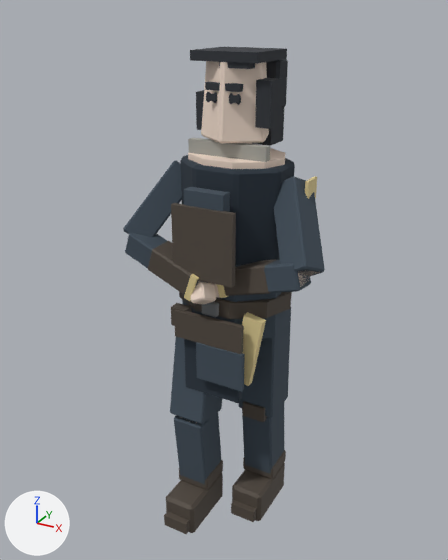
One commit to the glTF model game/assets/generated/fighters/wolf_training.glb: the scene before it, then after it.
Rendered twice from a 50 mm lens placed at (0.948, -1.813, 1.889), pointed at (-0.03, -0.034, 1.0). Lighting does not change. The marker at lower left points along +X, +Y and +Z. The first picture is the older version. Vertices at exactly the same position are counted once.

In view in the first picture: 'Boot.R', 'ChestLayer', 'GambesonShell', 'Hair', 'HairBack', 'HairForelock', 'HairNape', 'HairTemple.L', 'HairTemple.R', 'HeadSkin', 'SleeveUpper.L', 'SleeveUpper.R', 'TrouserLower.L', 'TrouserLower.R', 'TrouserUpper.L', 'TrouserUpper.R', 'WaistCloth', 'WaistPanel' and 28 more.
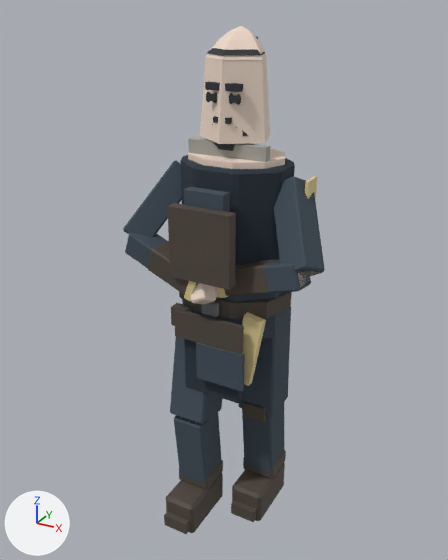
Changed parts and their boxes [x1, y1, x2, y2] in the pictures (448 x 560 px):
'ChestLayer', moved, rescaled (6% wider)
    before: [171, 203, 236, 288]
    after: [167, 203, 236, 290]
'HeadSkin', reshaped (7% taller)
    before: [201, 61, 269, 143]
    after: [200, 56, 270, 144]
'Hair', deleted
    before: [190, 47, 287, 63]
'HairTemple.L', deleted
    before: [255, 78, 283, 129]
'HeadCrown', added (pale yellow)
    after: [205, 26, 267, 60]
'HairBack', deleted
    before: [266, 59, 288, 109]
'HairNape', deleted
    before: [252, 108, 284, 146]
'HairCropCap', added
    after: [207, 48, 265, 56]
'HairTemple.R', deleted
    before: [196, 90, 204, 130]
'HairForelock', deleted
    before: [219, 62, 255, 69]
'BeardJaw', added
    after: [212, 124, 237, 151]
'BeardMustache', added
    after: [213, 116, 232, 124]
'BeardCheek.L', added
    after: [242, 130, 248, 136]

Edits to the bpy script that builds the scene:
```text
Change me_chestlayer:
    used by ob_chestlayer; location = (0.0, 0.0, 0.0)
    remove me_chestlayer.from_pydata(...)  # 8 vertices, 12 faces; spans x -0.11..0.11, y -0.235..-0.215, z 1.08..1.32
    add me_chestlayer.from_pydata(...)  # 8 vertices, 12 faces; spans x -0.11..0.11, y -0.255..-0.215, z 1.08..1.32
    me_chestlayer part 1: the whole mesh is scaled about its middle by (1, 2, 1), then moved by (0.0, -0.01, 0.0)
Change me_headskin:
    used by ob_headskin; location = (0.0, 0.0, 0.0)
    remove me_headskin.from_pydata(...)  # 30 vertices, 56 faces; spans x -0.116..0.116, y -0.114..0.096, z 1.5..1.75
    add me_headskin.from_pydata(...)  # 10 vertices, 16 faces; spans x -0.119..0.119, y -0.119..0.096, z 1.5..1.75
    me_headskin part 2: the whole mesh is rebuilt
Add me_headcrown:
    me_headcrown.from_pydata(...)  # 21 vertices, 35 faces; spans x -0.1..0.1, y -0.1..0.081, z 1.746..1.838
    me_headcrown.materials.append(mat_skin)  # pale yellow #f0dbcb
Add me_haircropcap:
    me_haircropcap.from_pydata(...)  # 16 vertices, 25 faces; spans x -0.095..0.095, y -0.095..0.077, z 1.758..1.822
    me_haircropcap.materials.append(mat_hair)  # dark grey #30343a
Add me_beardmustache:
    me_beardmustache.from_pydata(...)  # a box spanning x -0.03..0.03, y -0.104..-0.076, z 1.561..1.579
    me_beardmustache.materials.append(mat_hair)  # dark grey #30343a
Add me_beardjaw:
    me_beardjaw.from_pydata(...)  # 12 vertices, 20 faces; spans x -0.045..0.045, y -0.0921..-0.0394, z 1.4534..1.5517
    me_beardjaw.materials.append(mat_hair)  # dark grey #30343a
Add me_beardcheek_l:
    me_beardcheek_l.from_pydata([(0.0589, -0.0291, 1.5666), (0.0341, -0.0539, 1.5666), (0.0511, -0.0709, 1.5734), (0.0759, -0.0461, 1.5734), (0.0681, -0.0419, 1.517), (0.0469, -0.0631, 1.517), (0.0619, -0.0781, 1.523), (0.0831, -0.0569, 1.523)], [], [(3, 0, 1), (3, 1, 2), (4, 7, 6), (4, 6, 5), (0, 4, 5), (0, 5, 1), (1, 5, 6), (1, 6, 2), (2, 6, 7), (2, 7, 3), (3, 7, 4), (3, 4, 0)])
    me_beardcheek_l.materials.append(mat_hair)  # dark grey #30343a
Remove ob_hair:
    ob_hair = bpy.data.objects.new('Hair', me_hair)
    ob_hair.location = (0.0, 0.0, 0.0)
Remove ob_hairback:
    ob_hairback = bpy.data.objects.new('HairBack', me_hairback)
    ob_hairback.location = (0.0, 0.0, 0.0)
Remove ob_hairforelock:
    ob_hairforelock = bpy.data.objects.new('HairForelock', me_hairforelock)
    ob_hairforelock.location = (0.0, 0.0, 0.0)
Remove ob_hairnape:
    ob_hairnape = bpy.data.objects.new('HairNape', me_hairnape)
    ob_hairnape.location = (0.0, 0.0, 0.0)
Remove ob_hairtemple_l:
    ob_hairtemple_l = bpy.data.objects.new('HairTemple.L', me_hairtemple_l)
    ob_hairtemple_l.location = (0.0, 0.0, 0.0)
Remove ob_hairtemple_r:
    ob_hairtemple_r = bpy.data.objects.new('HairTemple.R', me_hairtemple_r)
    ob_hairtemple_r.location = (0.0, 0.0, 0.0)
Add ob_headcrown:
    ob_headcrown = bpy.data.objects.new('HeadCrown', me_headcrown)
    ob_headcrown.location = (0.0, 0.0, 0.0)
Add ob_haircropcap:
    ob_haircropcap = bpy.data.objects.new('HairCropCap', me_haircropcap)
    ob_haircropcap.location = (0.0, 0.0, 0.0)
Add ob_beardmustache:
    ob_beardmustache = bpy.data.objects.new('BeardMustache', me_beardmustache)
    ob_beardmustache.location = (0.0, 0.0, 0.0)
Add ob_beardjaw:
    ob_beardjaw = bpy.data.objects.new('BeardJaw', me_beardjaw)
    ob_beardjaw.location = (0.0, 0.0, 0.0)
Add ob_beardcheek_l:
    ob_beardcheek_l = bpy.data.objects.new('BeardCheek.L', me_beardcheek_l)
    ob_beardcheek_l.location = (0.0, 0.0, 0.0)
```
